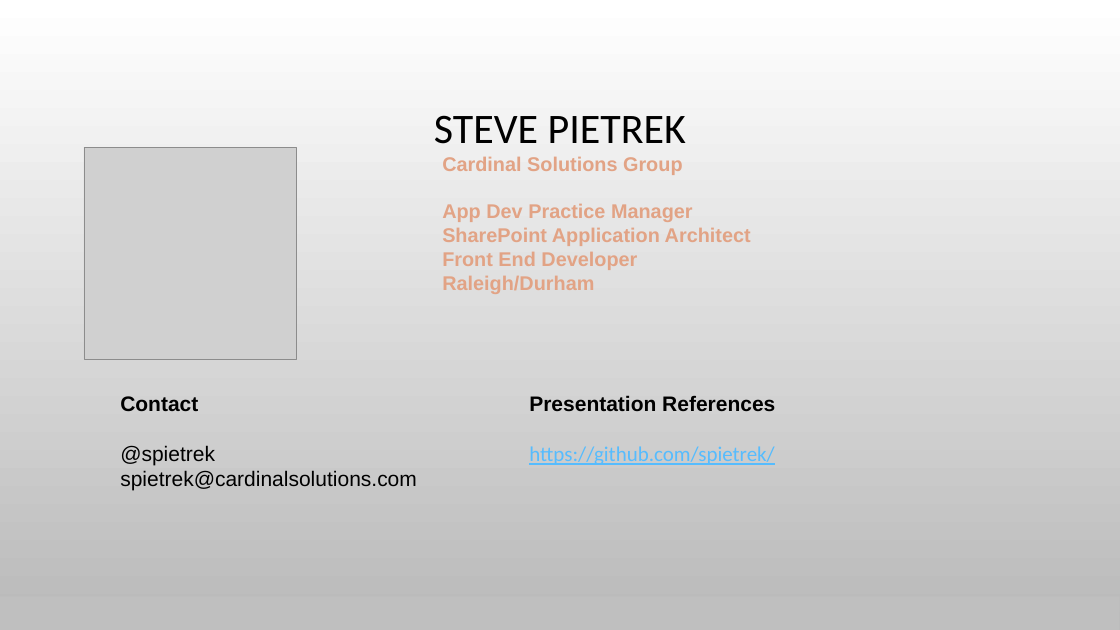
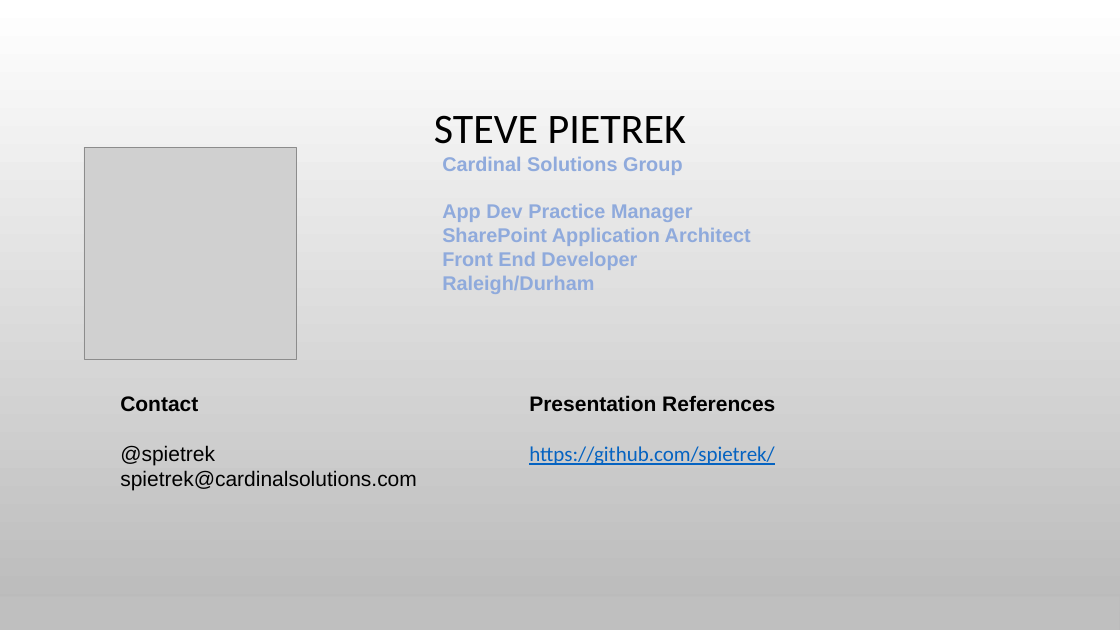
Before and after one commit to spietrek/spsnyc2015, a slide deck: slide 2 of Building SPAs in SharePoint Using AngularJS.pptx. Drawn at 1120x630 pixels with LibreOffice and Linux fonts; fonts in the diff are those of the drawing; grey boxes stand for pictures; background and template pictures are left out. Boxes give left, top, right and bottom in pixels: in the first picture for what was removed or moved away, otherwise in the second. Text is boxed around its words. In the diff, an @@ line names an element or a change of style, - is before the commit and + after.

Commit message:
Update theme

```diff
--- a/Building SPAs in SharePoint Using AngularJS.pptx
+++ b/Building SPAs in SharePoint Using AngularJS.pptx
@@ text "Cardinal Solutions Group" at box(442, 157, 751, 294): text colour #E2A385 to #8FAADC @@
@@ text at box(529, 446, 775, 465): text colour #56BCFE to #0563C1 in "https://github.com/spietrek/" @@
```
Also in this commit, not shown: 11 other slides changed.
